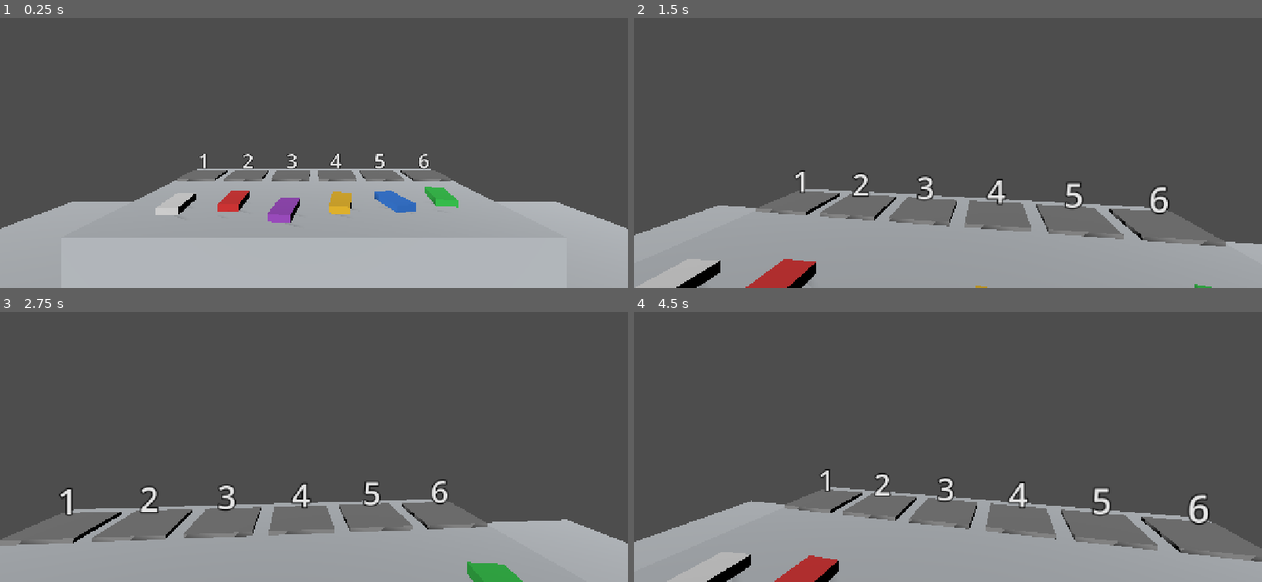
Above: before the commit, frames 1-4 (two rows, left to right).
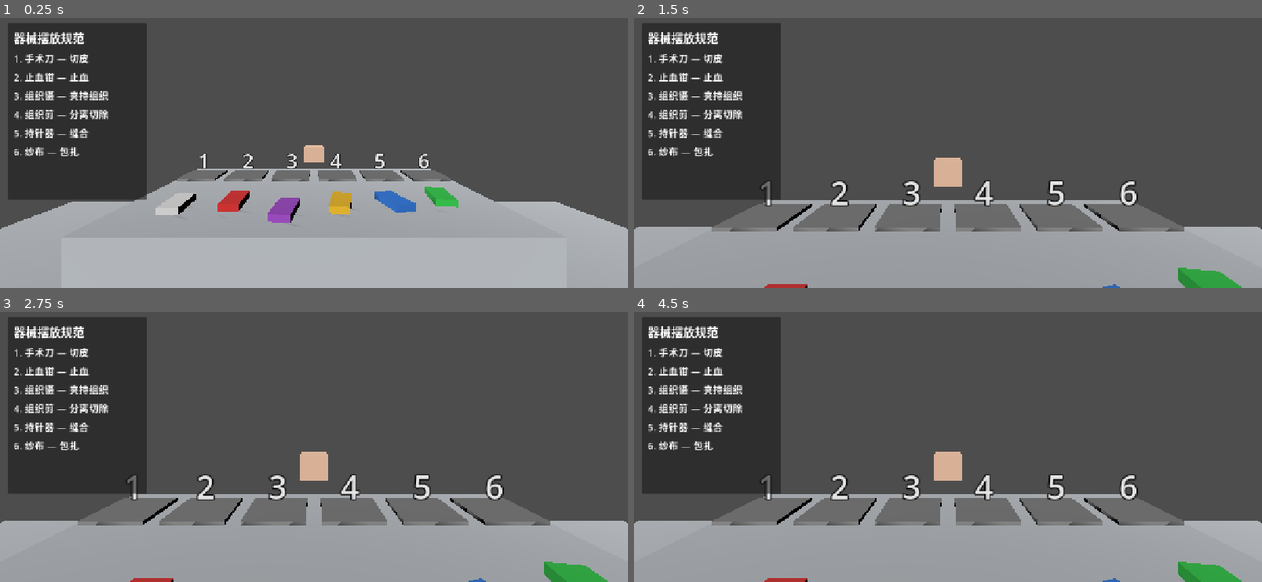
Above: after the commit, the same moments.

Repository: orangegaoyang/scrub-nurse
Game: Godot game, scene res://scenes/main.tscn
Same seed, same stepped clock (60 frames per second), same inputs: the game is played once before the commit and once after it.
Inputs (mouse positions are in pixels of both pictures, inside the frame that each line leads up to):
- Up to frame 1 (0.25 s): no input
- Up to frame 2 (1.5 s): tap Enter at 0.5 s; move the mouse to (979, 109) at 0.52 s; press the mouse at (979, 109) at 0.53 s; hold W (move_forward) from 0.53 s (still down); tap Space at 1.25 s; move the mouse to (916, 112) at 1.27 s; release the mouse at (916, 112) at 1.28 s; click (916, 112) at 1.35 s
- Up to frame 3 (2.75 s): keep holding W (move_forward); tap Enter at 2 s; move the mouse to (326, 398) at 2.02 s; press the mouse at (326, 398) at 2.03 s
- Up to frame 4 (4.5 s): keep holding W (move_forward); tap Space at 2.75, 4.25 s; move the mouse to (941, 411) at 2.77 s; release the mouse at (941, 411) at 2.78 s; click (941, 411) at 2.85 s; tap Enter at 3.5 s; move the mouse to (991, 409) at 3.52 s; press the mouse at (991, 409) at 3.53 s; move the mouse to (897, 401) at 4.27 s; release the mouse at (897, 401) at 4.28 s; click (897, 401) at 4.35 s

The runs differ from the first frame. In frame 1, 14% of the frame differs, in the area x 1-52%, y 2-68%; in frame 2, 25%; in frame 3, 25%; in frame 4, 27%, in the area x 0-100%, y 2-100%.

Commit message:
Phase 3-5: prep card, countdown, surgery delivery loop, HUD, result
- Prep card UI showing expected instrument layout/order
- Countdown UI (3-2-1) auto-runs on prep completion -> surgery
- Surgeon hand with demand state machine (DEMANDING/USING/RETURNING)
- Touch delivery: held instrument DeliveryArea overlaps surgeon HandArea
- Correct: surgeon takes, uses, returns; player takes back, replaces in slot
- Wrong: surgeon rejects (cooldown to prevent spam), instrument stays held
- SurgerySystem: pickup from slot, deliver, take back, replace, advance demand
- HUD: current demand, correct/wrong counts, live timer
- Result: stars, stats, restart button
- DeliveryArea added to instrument scene

Diff:
--- a/scenes/instrument.tscn
+++ b/scenes/instrument.tscn
@@ -7,6 +7,9 @@
 
 [sub_resource type="BoxMesh" id="BoxMesh_body"]
 size = Vector3(0.12, 0.04, 0.25)
+
+[sub_resource type="BoxShape3D" id="BoxShape3D_delivery"]
+size = Vector3(0.2, 0.1, 0.3)
 
 [node name="Instrument" type="RigidBody3D"]
 collision_layer = 1
@@ -19,6 +22,13 @@
 [node name="MeshInstance3D" type="MeshInstance3D" parent="."]
 mesh = SubResource("BoxMesh_body")
 
+[node name="DeliveryArea" type="Area3D" parent="."]
+collision_layer = 4
+collision_mask = 4
+
+[node name="CollisionShape3D" type="CollisionShape3D" parent="DeliveryArea"]
+shape = SubResource("BoxShape3D_delivery")
+
 [node name="NameLabel" type="Label3D" parent="."]
 transform = Transform3D(1, 0, 0, 0, 1, 0, 0, 0, 1, 0, 0.1, 0)
 billboard = 1
--- a/scenes/main.tscn
+++ b/scenes/main.tscn
@@ -1,9 +1,15 @@
-[gd_scene load_steps=8 format=3]
+[gd_scene load_steps=13 format=3]
 
 [ext_resource type="Script" path="res://scripts/main.gd" id="1_main"]
 [ext_resource type="PackedScene" path="res://scenes/player.tscn" id="2_player"]
 [ext_resource type="PackedScene" path="res://scenes/instrument_table.tscn" id="3_table"]
 [ext_resource type="Script" path="res://scripts/pickup_system.gd" id="4_pickup"]
+[ext_resource type="PackedScene" path="res://scenes/surgeon.tscn" id="5_surgeon"]
+[ext_resource type="Script" path="res://scripts/surgery_system.gd" id="6_surgery"]
+[ext_resource type="PackedScene" path="res://scenes/ui/prep_card.tscn" id="7_prepcard"]
+[ext_resource type="PackedScene" path="res://scenes/ui/countdown.tscn" id="8_countdown"]
+[ext_resource type="PackedScene" path="res://scenes/ui/hud.tscn" id="9_hud"]
+[ext_resource type="PackedScene" path="res://scenes/ui/result.tscn" id="10_result"]
 
 [sub_resource type="BoxShape3D" id="BoxShape3D_floor"]
 size = Vector3(8, 0.2, 6)
@@ -34,8 +40,23 @@
 
 [node name="Table" parent="." instance=ExtResource("3_table")]
 
+[node name="Surgeon" parent="." instance=ExtResource("5_surgeon")]
+
 [node name="Player" parent="." instance=ExtResource("2_player")]
 transform = Transform3D(1, 0, 0, 0, 1, 0, 0, 0, 1, 0, 0, 1.2)
 
 [node name="PickupSystem" type="Node" parent="."]
 script = ExtResource("4_pickup")
+
+[node name="SurgerySystem" type="Node" parent="."]
+script = ExtResource("6_surgery")
+
+[node name="UI" type="CanvasLayer" parent="."]
+
+[node name="PrepCard" parent="UI" instance=ExtResource("7_prepcard")]
+
+[node name="Countdown" parent="UI" instance=ExtResource("8_countdown")]
+
+[node name="HUD" parent="UI" instance=ExtResource("9_hud")]
+
+[node name="Result" parent="UI" instance=ExtResource("10_result")]
--- /dev/null
+++ b/scenes/surgeon.tscn
@@ -0,0 +1,33 @@
+[gd_scene load_steps=5 format=3]
+
+[ext_resource type="Script" path="res://scripts/surgeon_demand.gd" id="1_surg"]
+
+[sub_resource type="BoxShape3D" id="BoxShape3D_hand"]
+size = Vector3(0.45, 0.35, 0.45)
+
+[sub_resource type="BoxMesh" id="BoxMesh_hand"]
+size = Vector3(0.22, 0.18, 0.22)
+
+[sub_resource type="StandardMaterial3D" id="Mat_hand"]
+albedo_color = Color(0.95, 0.78, 0.66, 1)
+
+[node name="Surgeon" type="Node3D"]
+transform = Transform3D(1, 0, 0, 0, 1, 0, 0, 0, 1, 0, 0, -1.4)
+script = ExtResource("1_surg")
+
+[node name="HandPivot" type="Node3D" parent="."]
+transform = Transform3D(1, 0, 0, 0, 1, 0, 0, 0, 1, 0, 1.0, -0.4)
+
+[node name="HandMesh" type="MeshInstance3D" parent="HandPivot"]
+mesh = SubResource("BoxMesh_hand")
+material_override = SubResource("Mat_hand")
+
+[node name="HandArea" type="Area3D" parent="HandPivot"]
+collision_layer = 4
+collision_mask = 4
+
+[node name="CollisionShape3D" type="CollisionShape3D" parent="HandPivot/HandArea"]
+shape = SubResource("BoxShape3D_hand")
+
+[node name="HeldAnchor" type="Marker3D" parent="HandPivot"]
+transform = Transform3D(1, 0, 0, 0, 1, 0, 0, 0, 1, 0, 0, 0.15)
--- /dev/null
+++ b/scenes/ui/countdown.tscn
@@ -0,0 +1,23 @@
+[gd_scene load_steps=2 format=3]
+
+[ext_resource type="Script" path="res://scripts/ui/countdown.gd" id="1_cd"]
+
+[node name="Countdown" type="Control"]
+anchors_preset = 15
+anchor_right = 1.0
+anchor_bottom = 1.0
+script = ExtResource("1_cd")
+
+[node name="Label" type="Label" parent="."]
+anchors_preset = 8
+anchor_left = 0.5
+anchor_top = 0.5
+anchor_right = 0.5
+anchor_bottom = 0.5
+offset_left = -120.0
+offset_top = -80.0
+offset_right = 120.0
+offset_bottom = 80.0
+horizontal_alignment = 1
+vertical_alignment = 1
+theme_override_font_sizes/font_size = 96
--- /dev/null
+++ b/scenes/ui/hud.tscn
@@ -0,0 +1,51 @@
+[gd_scene load_steps=2 format=3]
+
+[ext_resource type="Script" path="res://scripts/ui/hud.gd" id="1_hud"]
+
+[node name="HUD" type="Control"]
+anchors_preset = 15
+anchor_right = 1.0
+anchor_bottom = 1.0
+script = ExtResource("1_hud")
+
+[node name="Panel" type="Panel" parent="."]
+anchors_preset = 5
+anchor_left = 0.5
+anchor_right = 0.5
+offset_left = -200.0
+offset_top = 16.0
+offset_right = 200.0
+offset_bottom = 110.0
+
+[node name="DemandLabel" type="Label" parent="Panel"]
+anchors_preset = 5
+anchor_left = 0.5
+anchor_right = 0.5
+offset_left = -180.0
+offset_top = 8.0
+offset_right = 180.0
+offset_bottom = 44.0
+horizontal_alignment = 1
+theme_override_font_sizes/font_size = 28
+
+[node name="ScoreLabel" type="Label" parent="Panel"]
+anchors_preset = 5
+anchor_left = 0.5
+anchor_right = 0.5
+offset_left = -180.0
+offset_top = 46.0
+offset_right = 180.0
+offset_bottom = 74.0
+horizontal_alignment = 1
+theme_override_font_sizes/font_size = 20
+
+[node name="TimerLabel" type="Label" parent="Panel"]
+anchors_preset = 5
+anchor_left = 0.5
+anchor_right = 0.5
+offset_left = -180.0
+offset_top = 74.0
+offset_right = 180.0
+offset_bottom = 100.0
+horizontal_alignment = 1
+theme_override_font_sizes/font_size = 20
--- /dev/null
+++ b/scenes/ui/prep_card.tscn
@@ -0,0 +1,34 @@
+[gd_scene load_steps=2 format=3]
+
+[ext_resource type="Script" path="res://scripts/ui/prep_card.gd" id="1_card"]
+
+[node name="PrepCard" type="Control"]
+anchors_preset = 6
+anchor_left = 0.0
+anchor_top = 0.5
+anchor_right = 0.0
+anchor_bottom = 0.5
+offset_left = 16.0
+offset_top = -180.0
+offset_right = 300.0
+offset_bottom = 180.0
+script = ExtResource("1_card")
+
+[node name="Panel" type="Panel" parent="."]
+anchors_preset = 15
+anchor_right = 1.0
+anchor_bottom = 1.0
+offset_left = 0.0
+offset_top = 0.0
+offset_right = 0.0
+offset_bottom = 0.0
+
+[node name="VBoxContainer" type="VBoxContainer" parent="Panel"]
+anchors_preset = 15
+anchor_right = 1.0
+anchor_bottom = 1.0
+offset_left = 12.0
+offset_top = 12.0
+offset_right = -12.0
+offset_bottom = -12.0
+theme_override_constants/separation = 8
--- /dev/null
+++ b/scenes/ui/result.tscn
@@ -0,0 +1,53 @@
+[gd_scene load_steps=2 format=3]
+
+[ext_resource type="Script" path="res://scripts/ui/result.gd" id="1_res"]
+
+[node name="Result" type="Control"]
+anchors_preset = 15
+anchor_right = 1.0
+anchor_bottom = 1.0
+script = ExtResource("1_res")
+
+[node name="Panel" type="Panel" parent="."]
+anchors_preset = 8
+anchor_left = 0.5
+anchor_top = 0.5
+anchor_right = 0.5
+anchor_bottom = 0.5
+offset_left = -220.0
+offset_top = -180.0
+offset_right = 220.0
+offset_bottom = 180.0
+
+[node name="StarsLabel" type="Label" parent="Panel"]
+anchors_preset = 5
+anchor_left = 0.5
+anchor_right = 0.5
+offset_left = -180.0
+offset_top = 24.0
+offset_right = 180.0
+offset_bottom = 94.0
+horizontal_alignment = 1
+theme_override_font_sizes/font_size = 64
+
+[node name="StatsLabel" type="Label" parent="Panel"]
+anchors_preset = 5
+anchor_left = 0.5
+anchor_right = 0.5
+offset_left = -200.0
+offset_top = 104.0
+offset_right = 200.0
+offset_bottom = 154.0
+horizontal_alignment = 1
+theme_override_font_sizes/font_size = 22
+
+[node name="RestartButton" type="Button" parent="Panel"]
+anchors_preset = 5
+anchor_left = 0.5
+anchor_right = 0.5
+offset_left = -80.0
+offset_top = 120.0
+offset_right = 80.0
+offset_bottom = 160.0
+theme_override_font_sizes/font_size = 20
+text = "重新开始"
--- a/scripts/instrument.gd
+++ b/scripts/instrument.gd
@@ -2,7 +2,7 @@
 extends RigidBody3D
 ## A single surgical instrument. Metadata loaded from ProcedureData.
 
-enum State { IN_TRAY, HELD, IN_SLOT }
+enum State { IN_TRAY, HELD, IN_SLOT, IN_SURGEON }
 
 @export var instrument_id: String = ""
 var def  # ProcedureData.InstrumentDef (untyped to access inner class fields)
--- a/scripts/main.gd
+++ b/scripts/main.gd
@@ -10,6 +10,8 @@
 @onready var table: Node3D = $Table
 @onready var slots_parent: Node3D = $Table/SlotsParent
 @onready var tray_parent: Node3D = $Table/TrayParent
+@onready var prep_card: Control = $UI/PrepCard
+@onready var countdown: Control = $UI/Countdown
 
 
 func _ready() -> void:
@@ -43,8 +45,16 @@
 func _on_phase_changed(new_phase: int) -> void:
 	match new_phase:
 		GameState.Phase.COUNTDOWN:
-			print("Prep complete -> countdown (surgery not implemented yet)")
+			prep_card.visible = false
+			_run_countdown()
 		GameState.Phase.SURGERY:
-			print("Surgery started")
+			prep_card.visible = false
 		GameState.Phase.RESULT:
-			print("Result")
+			pass
+
+
+func _run_countdown() -> void:
+	countdown.run()
+	await countdown.finished
+	if GameState.current_phase == GameState.Phase.COUNTDOWN:
+		GameState.start_surgery()
--- /dev/null
+++ b/scripts/surgeon_demand.gd
@@ -0,0 +1,95 @@
+class_name Surgeon
+extends Node3D
+## Surgeon hand: demand state machine (DEMANDING -> USING -> RETURNING).
+
+enum State { IDLE, DEMANDING, USING, RETURNING }
+
+signal demand_changed(instrument_id: String)
+
+var state: int = State.IDLE
+var current_demand_id: String = ""
+var held_instrument: Instrument = null  # instrument held by surgeon
+
+@onready var hand_pivot: Node3D = $HandPivot
+@onready var hand_area: Area3D = $HandPivot/HandArea
+@onready var held_anchor: Node3D = $HandPivot/HeldAnchor
+
+const HAND_EXTENDED_Z: float = 0.8   # toward player (local)
+const HAND_RETRACTED_Z: float = -0.4
+const USE_DURATION: float = 1.8
+
+var _reject_cooldown: bool = false
+
+
+func _ready() -> void:
+	_retract_hand()
+
+
+func start_demand(id: String) -> void:
+	current_demand_id = id
+	state = State.DEMANDING
+	held_instrument = null
+	_extend_hand()
+	demand_changed.emit(id)
+
+
+func is_demanding() -> bool:
+	return state == State.DEMANDING
+
+
+func is_returning() -> bool:
+	return state == State.RETURNING
+
+
+func get_hand_area() -> Area3D:
+	return hand_area
+
+
+func try_receive(inst: Instrument) -> bool:
+	if state != State.DEMANDING or _reject_cooldown:
+		return false
+	if inst.instrument_id == current_demand_id:
+		held_instrument = inst
+		inst.set_state(Instrument.State.IN_SURGEON)
+		inst.reparent(held_anchor)
+		inst.transform = Transform3D.IDENTITY
+		_retract_hand()
+		state = State.USING
+		_use_after_delay()
+		return true
+	else:
+		_reject()
+		return false
+
+
+func _reject() -> void:
+	GameState.record_wrong()
+	_retract_hand()
+	_reject_cooldown = true
+	await get_tree().create_timer(0.6).timeout
+	_reject_cooldown = false
+	if state == State.DEMANDING:
+		_extend_hand()
+
+
+func _use_after_delay() -> void:
+	await get_tree().create_timer(USE_DURATION).timeout
+	if state == State.USING:
+		state = State.RETURNING
+		_extend_hand()
+
+
+func take_back() -> void:
+	held_instrument = null
+	_retract_hand()
+	state = State.IDLE
+
+
+func _extend_hand() -> void:
+	var tw := create_tween()
+	tw.tween_property(hand_pivot, "position:z", HAND_EXTENDED_Z, 0.3)
+
+
+func _retract_hand() -> void:
+	var tw := create_tween()
+	tw.tween_property(hand_pivot, "position:z", HAND_RETRACTED_Z, 0.3)
--- /dev/null
+++ b/scripts/surgery_system.gd
@@ -0,0 +1,119 @@
+extends Node
+## Surgery system: pickup from slot, deliver by touch, take back, replace.
+
+var player: CharacterBody3D
+var hold_point: Node3D
+var held_instrument: Instrument = null
+var surgeon: Surgeon
+var hud: Control
+
+
+func _ready() -> void:
+	player = get_parent().get_node("Player")
+	hold_point = player.get_node("Camera3D/HoldPoint")
+	surgeon = get_parent().get_node("Surgeon")
+	hud = get_parent().get_node("UI/HUD")
+	player.interact_pressed.connect(_on_interact)
+	GameState.phase_changed.connect(_on_phase_changed)
+
+
+func _on_phase_changed(new_phase: int) -> void:
+	if new_phase == GameState.Phase.SURGERY:
+		_start_demand(ProcedureData.get_demand_at(GameState.current_demand_index))
+
+
+func _start_demand(id: String) -> void:
+	surgeon.start_demand(id)
+
+
+func _on_interact(target: Node) -> void:
+	if GameState.current_phase != GameState.Phase.SURGERY:
+		return
+	if held_instrument == null:
+		if target is Instrument:
+			var inst := target as Instrument
+			if inst.state == Instrument.State.IN_SLOT:
+				_pick_up_from_slot(inst)
+			elif surgeon.is_returning() and inst == surgeon.held_instrument:
+				_take_back(inst)
+	else:
+		if target is TableSlot and not (target as TableSlot).occupied:
+			_place_in_slot(target as TableSlot)
+
+
+func _pick_up_from_slot(inst: Instrument) -> void:
+	held_instrument = inst
+	var slot = inst.get_parent()
+	if slot is TableSlot:
+		slot.occupied = false
+		slot.current_instrument = null
+		slot.clear_feedback()
+	inst.set_state(Instrument.State.HELD)
+	inst.reparent(hold_point)
+	inst.transform = Transform3D.IDENTITY
+	inst.rotation_degrees.x = 15.0
+	_connect_delivery(inst)
+
+
+func _take_back(inst: Instrument) -> void:
+	held_instrument = inst
+	surgeon.take_back()
+	inst.set_state(Instrument.State.HELD)
+	inst.reparent(hold_point)
+	inst.transform = Transform3D.IDENTITY
+	inst.rotation_degrees.x = 15.0
+	_connect_delivery(inst)
+	# Demand index was already advanced on delivery; start next if any remain.
+	if GameState.current_demand_index < ProcedureData.demand_sequence.size():
+		_start_demand(ProcedureData.get_demand_at(GameState.current_demand_index))
+
+
+func _place_in_slot(slot: TableSlot) -> void:
+	var inst: Instrument = held_instrument
+	if slot.can_accept(inst):
+		_disconnect_delivery(inst)
+		held_instrument = null
+		inst.set_state(Instrument.State.IN_SLOT)
+		inst.reparent(slot)
+		inst.transform = Transform3D.IDENTITY
+		inst.position = Vector3(0, 0.04, 0)
+		slot.occupied = true
+		slot.current_instrument = inst
+		slot.set_feedback(true)
+		# If all demands fulfilled, surgery is complete after final replace.
+		if GameState.current_demand_index >= ProcedureData.demand_sequence.size():
+			GameState.finish_surgery()
+	else:
+		slot.set_feedback(false)
+
+
+# ---- Delivery by touch ----
+
+func _connect_delivery(inst: Instrument) -> void:
+	var da: Area3D = inst.get_node("DeliveryArea")
+	if not da.area_entered.is_connected(_on_held_delivery_entered):
+		da.area_entered.connect(_on_held_delivery_entered)
+
+
+func _disconnect_delivery(inst: Instrument) -> void:
+	if inst == null or not inst.has_node("DeliveryArea"):
+		return
+	var da: Area3D = inst.get_node("DeliveryArea")
+	if da.area_entered.is_connected(_on_held_delivery_entered):
+		da.area_entered.disconnect(_on_held_delivery_entered)
+
+
+func _on_held_delivery_entered(area: Area3D) -> void:
+	if held_instrument == null:
+		return
+	if not surgeon.is_demanding():
+		return
+	if area == surgeon.get_hand_area():
+		var inst: Instrument = held_instrument
+		var accepted: bool = surgeon.try_receive(inst)
+		if accepted:
+			_disconnect_delivery(inst)
+			held_instrument = null
+			GameState.surgery_correct += 1
+			GameState.current_demand_index += 1
+			GameState.score_updated.emit()
--- a/scripts/table_slot.gd
+++ b/scripts/table_slot.gd
@@ -28,3 +28,7 @@
 		outline.material_override = mat
 		await get_tree().create_timer(0.3).timeout
 		outline.material_override = null
+
+
+func clear_feedback() -> void:
+	outline.material_override = null
--- /dev/null
+++ b/scripts/ui/countdown.gd
@@ -0,0 +1,22 @@
+extends Control
+## Countdown: shows 3-2-1 then signals surgery to start.
+
+signal finished()
+
+@onready var label: Label = $Label
+
+
+func _ready() -> void:
+	label.visible = false
+
+
+func run() -> void:
+	label.visible = true
+	for n in ["3", "2", "1", "开始!"]:
+		label.text = n
+		label.modulate.a = 1.0
+		var tw := create_tween()
+		tw.tween_property(label, "modulate:a", 0.0, 0.9).set_delay(0.1)
+		await get_tree().create_timer(1.0).timeout
+	label.visible = false
+	finished.emit()
--- /dev/null
+++ b/scripts/ui/hud.gd
@@ -0,0 +1,44 @@
+extends Control
+## HUD: shows current demand, score, timer during surgery.
+
+@onready var demand_label: Label = $Panel/DemandLabel
+@onready var score_label: Label = $Panel/ScoreLabel
+@onready var timer_label: Label = $Panel/TimerLabel
+
+
+func _ready() -> void:
+	visible = false
+	GameState.phase_changed.connect(_on_phase_changed)
+	GameState.score_updated.connect(_update_score)
+	_update_score()
+
+
+func _process(_delta: float) -> void:
+	if GameState.current_phase == GameState.Phase.SURGERY:
+		var elapsed: float = (Time.get_ticks_msec() / 1000.0) - GameState.surgery_start_time
+		timer_label.text = "时间: %.1f s" % elapsed
+
+
+func _on_phase_changed(new_phase: int) -> void:
+	visible = (new_phase == GameState.Phase.SURGERY)
+	if new_phase == GameState.Phase.SURGERY:
+		_update_demand()
+
+
+func update_demand() -> void:
+	_update_demand()
+
+
+func _update_demand() -> void:
+	if GameState.current_demand_index >= ProcedureData.demand_sequence.size():
+		demand_label.text = "完成!"
+		return
+	var id: String = ProcedureData.get_demand_at(GameState.current_demand_index)
+	var def = ProcedureData.get_instrument(id)
+	if def:
+		demand_label.text = "递送:%s" % def.name_cn
+
+
+func _update_score() -> void:
+	score_label.text = "正确 %d  错误 %d" % [GameState.surgery_correct, GameState.surgery_wrong]
+	_update_demand()
--- /dev/null
+++ b/scripts/ui/prep_card.gd
@@ -0,0 +1,24 @@
+extends Control
+## Prep card: shows the expected instrument layout/order (teaching aid).
+
+@onready var vbox: VBoxContainer = $Panel/VBoxContainer
+
+
+func _ready() -> void:
+	_populate()
+
+
+func _populate() -> void:
+	for c in vbox.get_children():
+		c.queue_free()
+	var title := Label.new()
+	title.text = "器械摆放规范"
+	title.add_theme_font_size_override("font_size", 24)
+	vbox.add_child(title)
+	var seq: Array = ProcedureData.demand_sequence
+	for i in range(seq.size()):
+		var def = ProcedureData.get_instrument(seq[i])
+		var lbl := Label.new()
+		lbl.text = "%d. %s — %s" % [i + 1, def.name_cn, def.purpose]
+		lbl.add_theme_font_size_override("font_size", 20)
+		vbox.add_child(lbl)
--- /dev/null
+++ b/scripts/ui/result.gd
@@ -0,0 +1,34 @@
+extends Control
+## Result screen: stars, time, accuracy, restart.
+
+@onready var stars_label: Label = $Panel/StarsLabel
+@onready var stats_label: Label = $Panel/StatsLabel
+@onready var restart_button: Button = $Panel/RestartButton
+
+
+func _ready() -> void:
+	visible = false
+	GameState.phase_changed.connect(_on_phase_changed)
+	restart_button.pressed.connect(_on_restart)
+
+
+func _on_phase_changed(new_phase: int) -> void:
+	if new_phase == GameState.Phase.RESULT:
+		visible = true
+		_show_result()
+	else:
+		visible = false
+
+
+func _show_result() -> void:
+	var stars: int = GameState.get_stars()
+	stars_label.text = "★".repeat(stars) + "☆".repeat(3 - stars)
+	var total: int = GameState.surgery_correct + GameState.surgery_wrong
+	var acc: float = (float(GameState.surgery_correct) / float(total) * 100.0) if total > 0 else 0.0
+	stats_label.text = "正确:%d  错误:%d  准确率:%.0f%%  用时:%.1f s" % [
+		GameState.surgery_correct, GameState.surgery_wrong, acc, GameState.surgery_elapsed
+	]
+
+
+func _on_restart() -> void:
+	get_tree().reload_current_scene()
Not shown: 1 places in scenes/instrument.tscn that only renumber resources
Not shown, added: scripts/surgeon_demand.gd.uid
Not shown, added: scripts/surgery_system.gd.uid
Not shown, added: scripts/ui/countdown.gd.uid
Not shown, added: scripts/ui/hud.gd.uid
Not shown, added: scripts/ui/prep_card.gd.uid
Not shown, added: scripts/ui/result.gd.uid
Not shown, changed: todo.md
